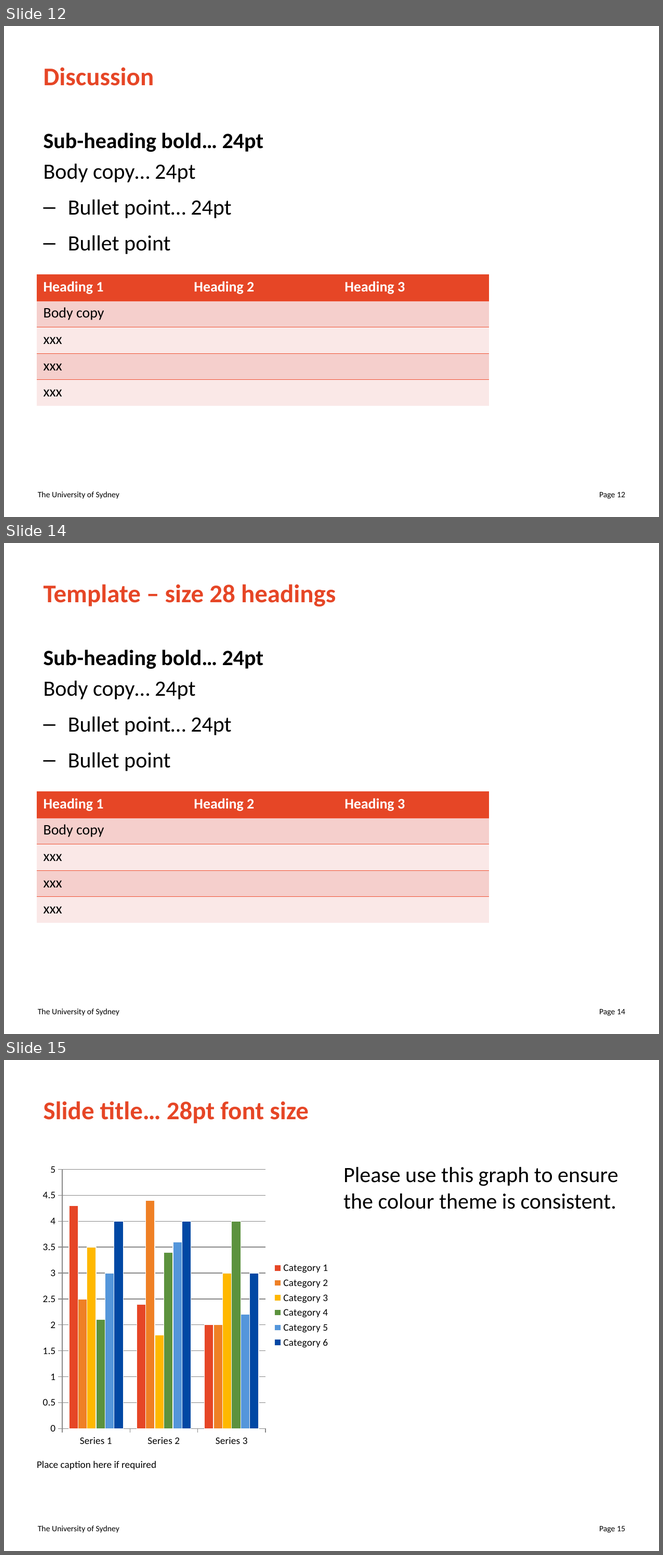
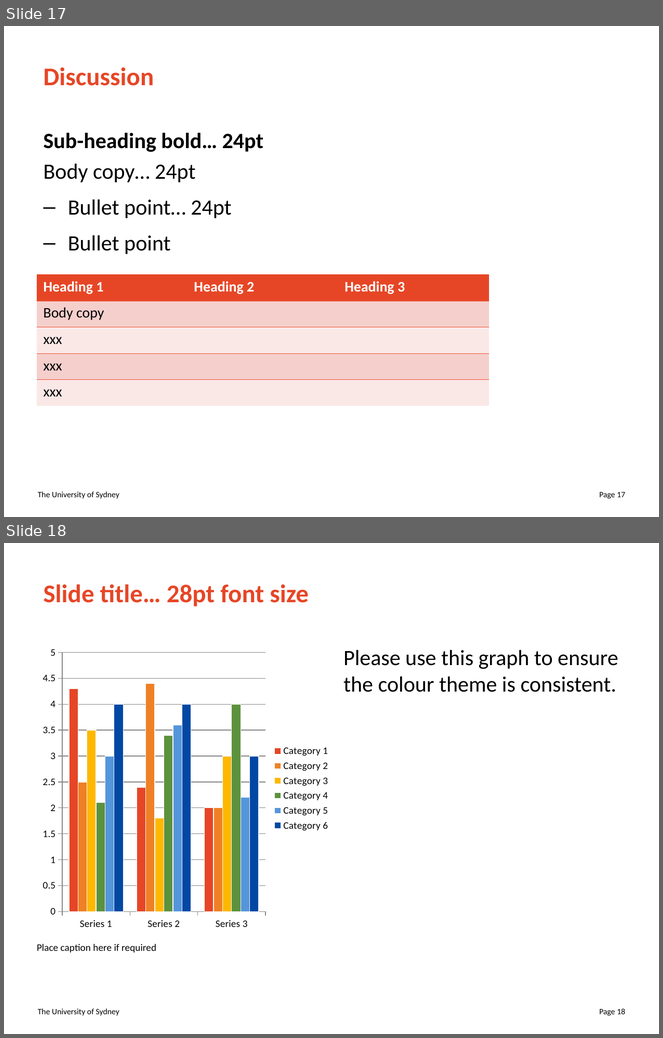
Before and after one commit to juicetin/honours, a slide deck: prez/honours_prez.odp. Shown one above the other, each under a label of ours: slides 12, 14 and 15 before the commit, slides 17 and 18 after it; the slides between them are not shown. The pictures are 663x1555 and 663x1038 pixels, drawn with LibreOffice and Linux fonts; fonts in the diff are those of the drawing. Boxes give left, top, right and bottom in pixels: in the first picture for what was removed or moved away, otherwise in the second. Text is boxed around its words. In the diff, an @@ line names an element or a change of style, - is before the commit and + after.

```diff
--- a/prez/honours_prez.odp
+++ b/prez/honours_prez.odp
@@ slide 14 removed at (4, 543, 659, 1034), background #FFFFFF; not listed: 2 template elements that a slide beside it also shows @@
@@ title removed at (44, 584, 336, 607) @@
-Template – size 28 headings
@@ text removed at (44, 650, 263, 771) @@
-Sub-heading bold… 24pt
-Body copy… 24pt
-– Bullet point… 24pt
-– Bullet point
@@ table removed at (37, 792, 489, 916), 5 rows, 3 columns @@
-Heading 1 | Heading 2 | Heading 3
-Body copy |  | 
-xxx |  | 
-xxx |  | 
-xxx |  | 
@@ what was slide 12 is now slide 17 @@
@@ page number at (599, 492, 625, 499): text changed @@
-Page 12
+Page 17
@@ what was slide 15 is now slide 18 @@
@@ page number at (599, 1009, 625, 1016): text changed @@
-Page 15
+Page 18
```
Also in this commit, not shown: 7 slides changed, 5 slides added, 1 other slide removed, 1 other file.
